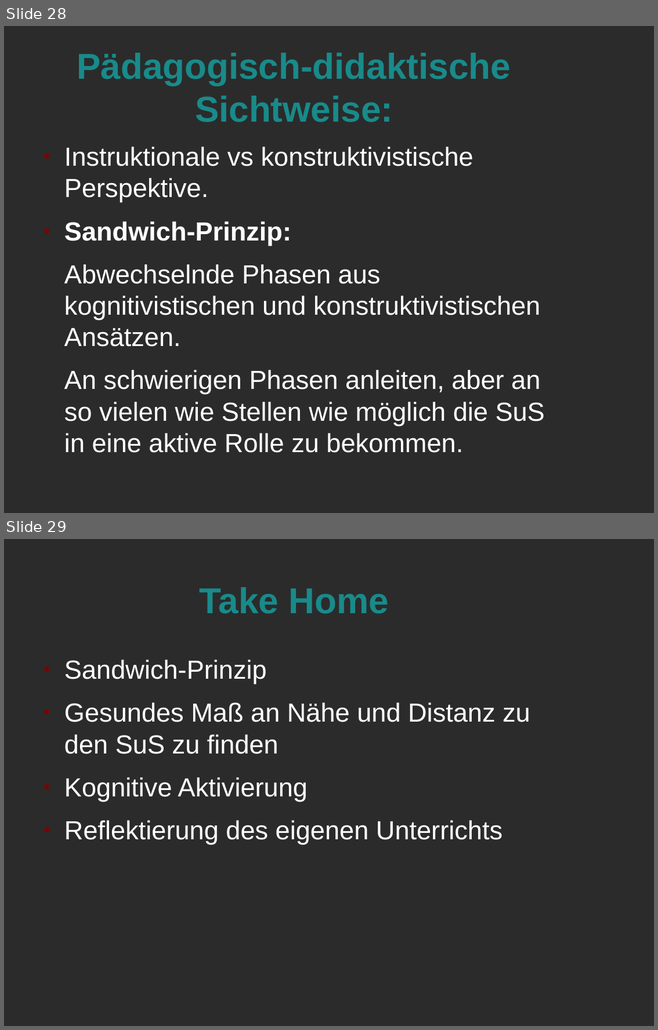
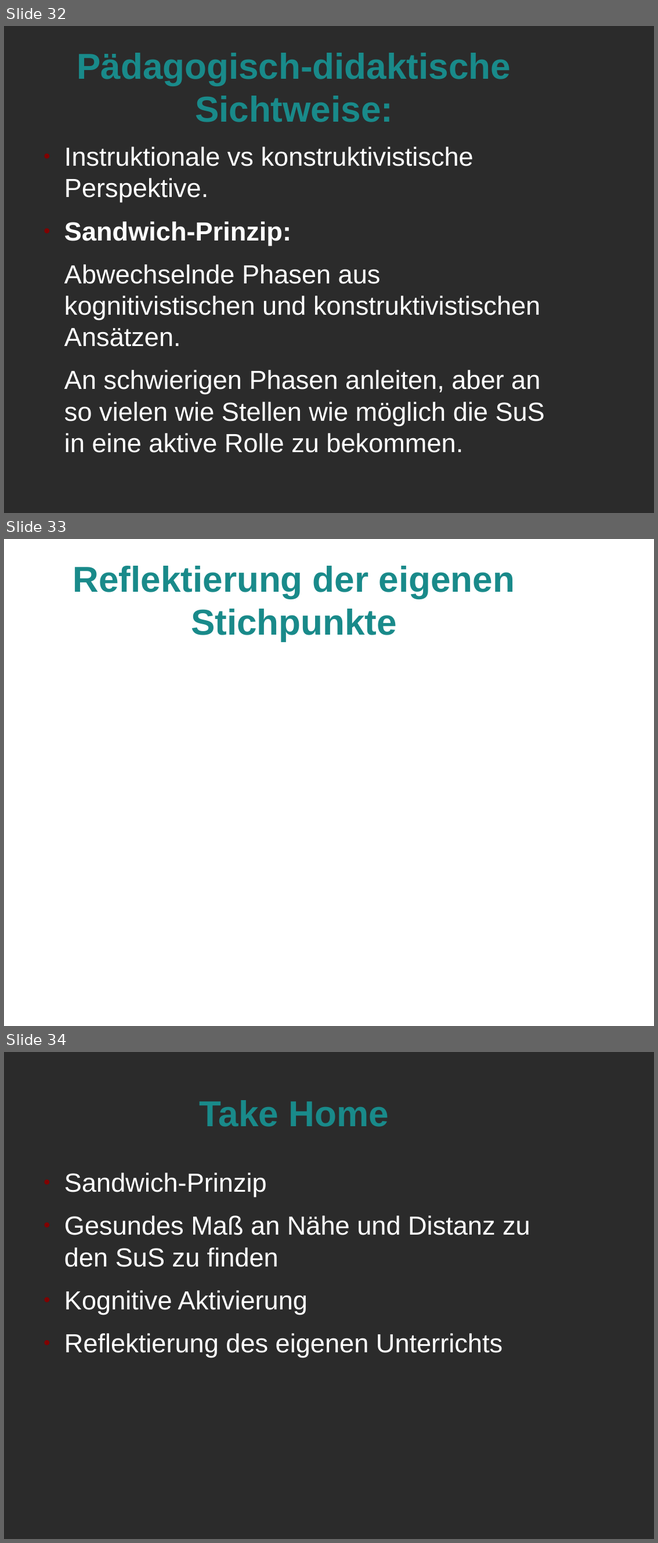
Before and after one commit to LorenzMueller/SS19, a slide deck: Mathe Didaktik/Präsentation.odp. Shown one above the other, each under a label of ours: slides 28 and 29 before the commit, slides 32, 33 and 34 after it. The pictures are 658x1030 and 658x1543 pixels, drawn with LibreOffice and Linux fonts; fonts in the diff are those of the drawing; background and template pictures are left out; a plain dark background stands for a picture behind light text. Boxes give left, top, right and bottom in pixels: in the first picture for what was removed or moved away, otherwise in the second. Text is boxed around its words. In the diff, an @@ line names an element or a change of style, - is before the commit and + after.

```diff
--- a/Mathe Didaktik/Präsentation.odp
+++ b/Mathe Didaktik/Präsentation.odp
@@ slide 33 added at <box>4,539,654,1026</box>, background picture (left out) @@
@@ title added at <box>72,566,514,641</box>, 44 pt, text #198A8A, bold @@
+Reflektierung der eigenen Stichpunkte
@@ what was slide 28 is now slide 32 @@
@@ what was slide 29 is now slide 34 @@
```
Also in this commit, not shown: 4 slides changed, 4 other slides added, 2 other files.
